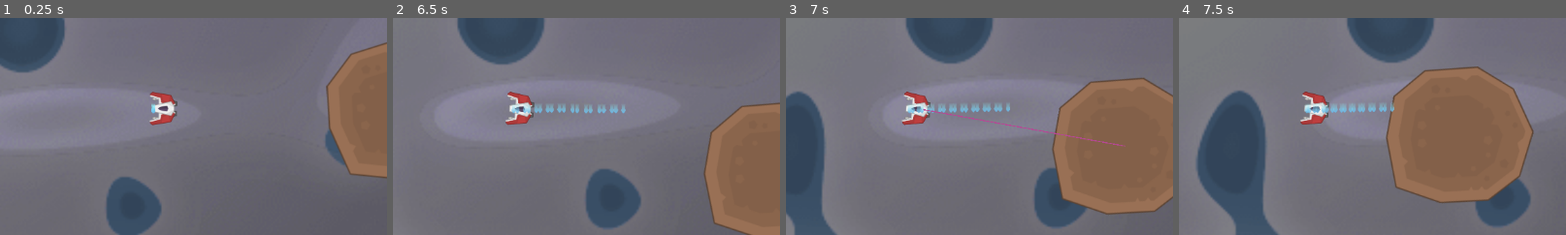
Above: before the commit, frames 1-4 (left to right).
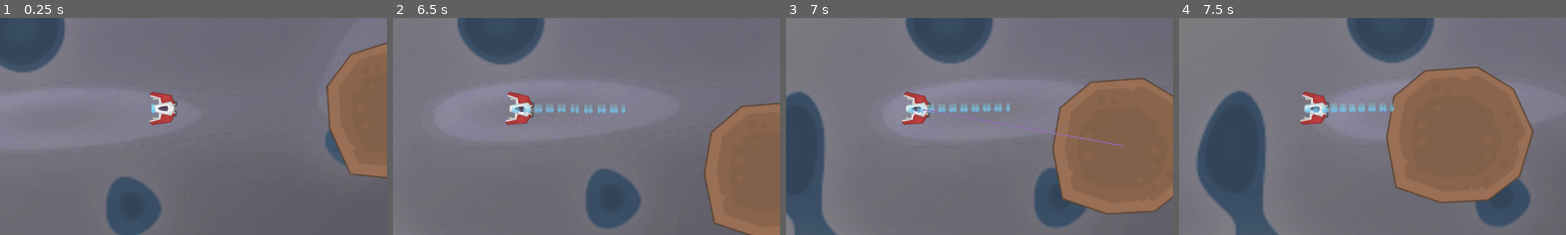
Above: after the commit, the same moments.

Repository: YoungRichShiner/SpaceDeliveryWorking
Game: Godot game, scene res://Scenes/Main.tscn
Same seed, same stepped clock (60 frames per second), same inputs: the game is played once before the commit and once after it.
Inputs (mouse positions are % of the whole screen's width and height, from its top left):
- Up to frame 1 (0.25 s): no input
- Up to frame 2 (6.5 s): tap Enter (ui_accept) at 0.5, 0.77, 1.52, 3.02, 3.77, 4.52, 6.02 s; move the mouse to (72, 45) at 0.52 s; hold W (Go) 0.53-1.28 s; move the mouse to (30, 55) at 1.27 s; hold S (Reverse) 1.28-2.03 s; tap A (Turn L) at 1.35, 5.1 s; move the mouse to (60, 28) at 2.02 s; tap D (Turn R) at 2.1, 5.85 s; move the mouse to (45, 70) at 2.77 s; click (45, 70) at 2.85 s; move the mouse to (80, 65) at 3.52 s; hold Shift (landing_mode) 3.53-4.28 s; hold S (Reverse) 3.53-5.78 s; move the mouse to (20, 35) at 4.27 s; tap W (Go) at 4.35 s; move the mouse to (55, 50) at 5.02 s; move the mouse to (35, 25) at 5.77 s
- Up to frame 3 (7 s): move the mouse to (72, 45) at 6.52 s; press the mouse at (72, 45) at 6.53 s; tap Enter (ui_accept) at 6.77 s
- Up to frame 4 (7.5 s): move the mouse to (30, 55) at 7.27 s; release the mouse at (30, 55) at 7.28 s; tap Shift (landing_mode) at 7.35 s
The pictures show only the part of the screen within x 29-79%, y 29-79%; the shares and areas given below are measured in that part.

Frames 1-2 are identical in both runs. In frame 3, 0.2% of the frame differs, in the area x 35-87%, y 41-59%; in frame 4, nothing differs.

Commit message:
Tension increase

Diff:
--- a/make-space/Scripts/realgrapple_controller.gd
+++ b/make-space/Scripts/realgrapple_controller.gd
@@ -18,7 +18,7 @@
 @export var max_release_speed := 800.0
 
 # Tension System
-@export var max_beam_tension := 20000.0
+@export var max_beam_tension := 30000.0
 @export var tension_decay_rate := 50.0
 @export var base_tension_multiplier := 0.2
 
